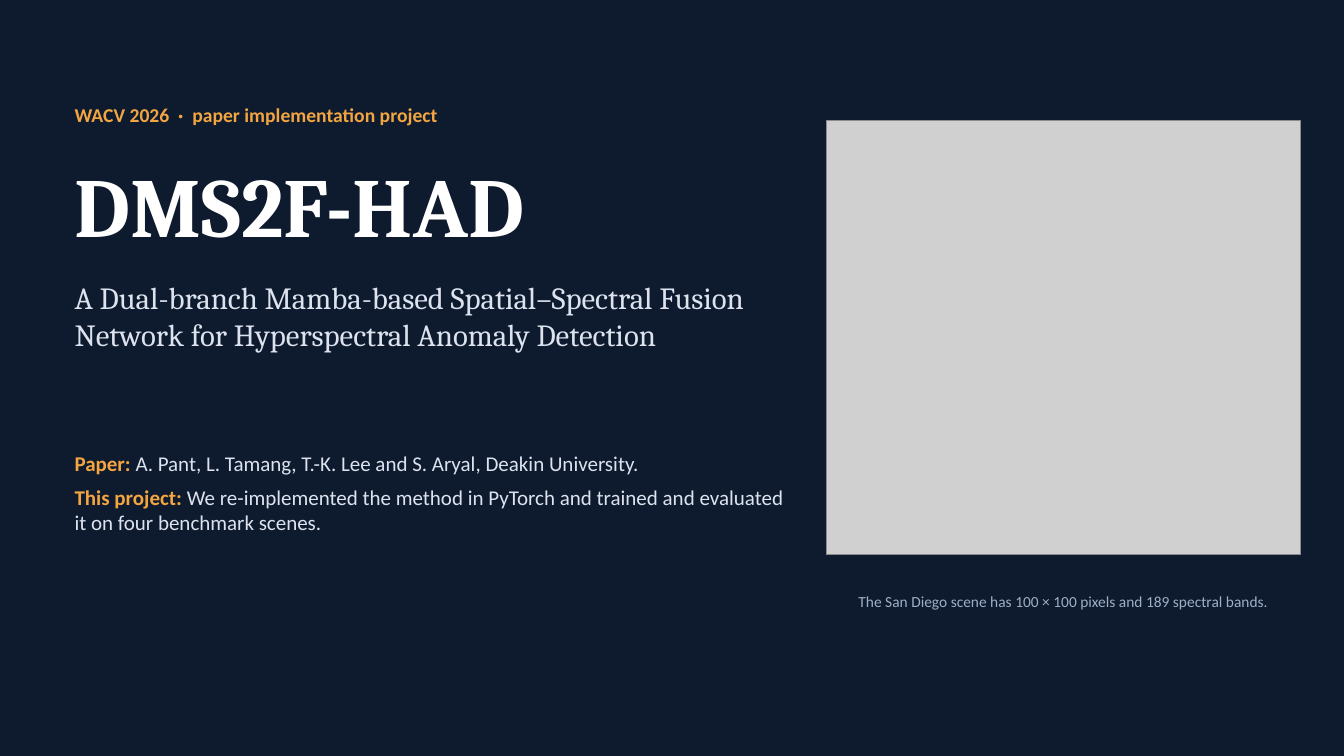
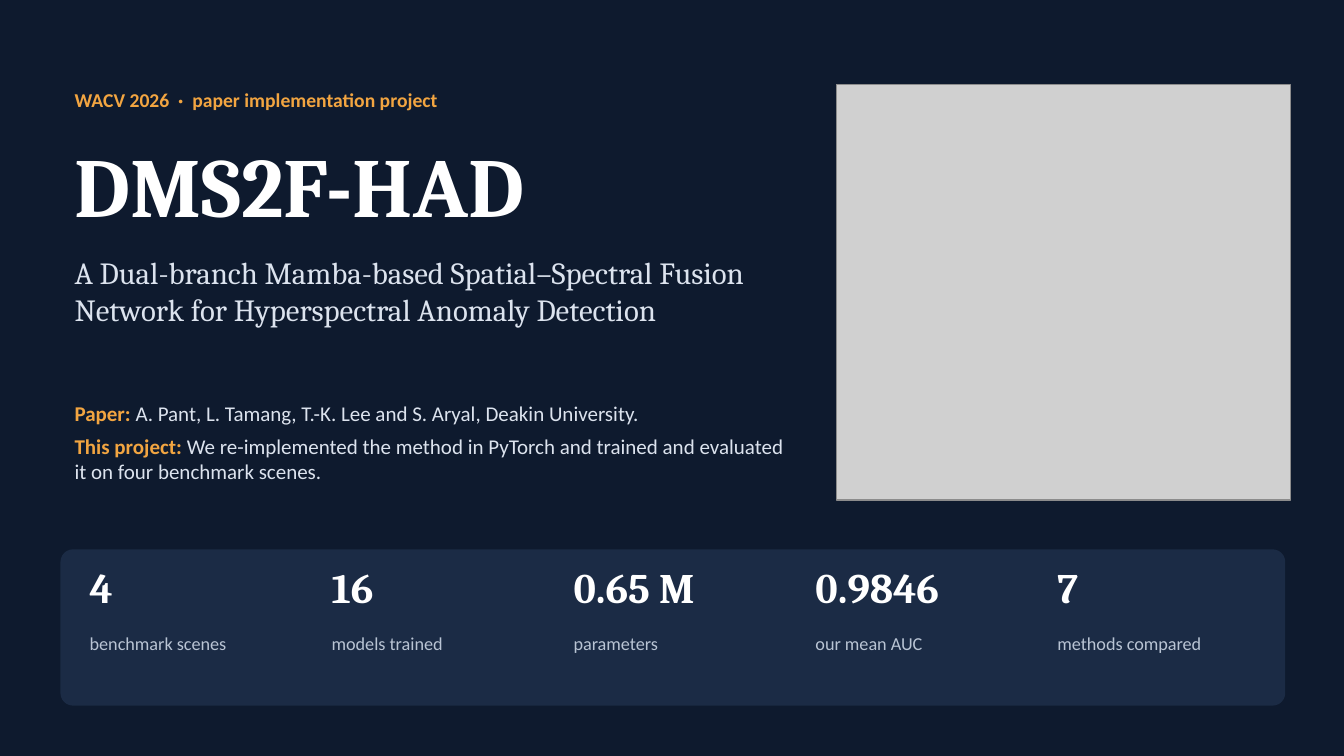
Before and after one commit to SaarthakG-Dtu/Hyperspectral_Anomaly_Detection, a slide deck: slide 1 of presentation/DMS2F-HAD_presentation.pptx. Drawn at 1344x756 pixels with LibreOffice and Linux fonts; fonts in the diff are those of the drawing; grey boxes stand for pictures. Boxes give left, top, right and bottom in pixels: in the first picture for what was removed or moved away, otherwise in the second. Text is boxed around its words. In the diff, an @@ line names an element or a change of style, - is before the commit and + after.

```diff
--- a/presentation/DMS2F-HAD_presentation.pptx
+++ b/presentation/DMS2F-HAD_presentation.pptx
@@ text "WACV 2026 · paper implementation ...": place and size @@
-text "WACV 2026 · paper implementation ..." at box(75, 108, 438, 126)
+text "WACV 2026 · paper implementation ..." at box(75, 93, 438, 111)
@@ picture: place and size @@
-picture at box(827, 121, 1301, 555)
+picture at box(837, 85, 1291, 500)
@@ text "DMS2F-HAD": place and size @@
-text "DMS2F-HAD" at box(75, 180, 524, 238)
+text "DMS2F-HAD" at box(75, 160, 524, 218)
@@ text "A Dual-branch Mamba-based Spatial–Spectral Fusion ...": place and size @@
-text "A Dual-branch Mamba-based Spatial–Spectral Fusion ..." at box(75, 287, 743, 353)
+text "A Dual-branch Mamba-based Spatial–Spectral Fusion ..." at box(75, 262, 743, 328)
@@ text "Paper: A. Pant, L. Tamang, ...": place and size @@
-text "Paper: A. Pant, L. Tamang, ..." at box(75, 456, 784, 530)
+text "Paper: A. Pant, L. Tamang, ..." at box(75, 406, 784, 479)
@@ rounded rectangle added at box(60, 549, 1286, 706), fill #1B2B45 @@
@@ text added at box(90, 574, 113, 603), 30 pt, text #FFFFFF, bold @@
+4
@@ text added at box(332, 574, 374, 604), 30 pt, text #FFFFFF, bold @@
+16
@@ text added at box(574, 574, 694, 604), 30 pt, text #FFFFFF, bold @@
+0.65 M
@@ text added at box(815, 574, 939, 604), 30 pt, text #FFFFFF, bold @@
+0.9846
@@ text removed at box(858, 596, 1268, 610) @@
-The San Diego scene has 100 × 100 pixels and 189 spectral bands.
@@ text added at box(1057, 575, 1078, 604), 30 pt, text #FFFFFF, bold @@
+7
@@ text added at box(90, 637, 226, 650), 13 pt, text #B9C4D4 @@
+benchmark scenes
@@ text added at box(332, 637, 443, 650), 13 pt, text #B9C4D4 @@
+models trained
@@ text added at box(574, 638, 658, 653), 13 pt, text #B9C4D4 @@
+parameters
@@ text added at box(815, 638, 923, 650), 13 pt, text #B9C4D4 @@
+our mean AUC
@@ text added at box(1057, 637, 1202, 653), 13 pt, text #B9C4D4 @@
+methods compared
```
Also in this commit, not shown: 9 other slides changed, 4 slides added, 14 slides removed, 23 other files.
